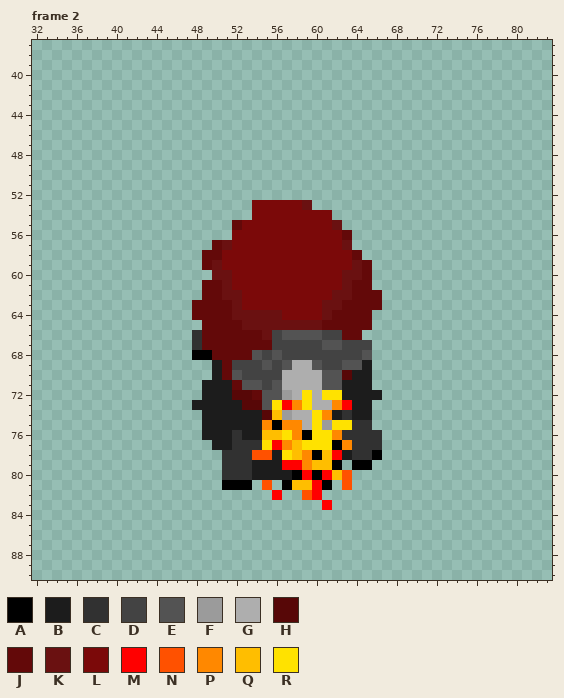
Edited in one commit: pixel-art file (Assets/Resources/Sprites/Towers/GigaGatling/GigaGatling3D_SHOOT.aseprite). The picture above was drawn from the file before the commit.
114x131 pixels, 32 frames. Colours within 5 levels of each other are drawn and written as one. Shown: frame 2: x 32..83, y 37..90. The commit also changed other frames, which this record leaves out.
Palette (. is transparent): A #000000  B #1c1c1c  C #313131  D #434343  E #535353  F #9b9b9b  G #aeaeae  H #570707  J #630909  K #6a1111  L #7b0909  M #ff0000  N #ff5100  P #ff8800  Q #ffbe00  R #ffe200
Pixels before, frame 2 (only the part around the change), first column x 38:
38 .........................................
39 .........................................
40 .........................................
41 .........................................
42 .........................................
43 .........................................
44 .........................................
45 .........................................
46 .........................................
47 .........................................
48 .........................................
49 .........................................
50 .........................................
51 .........................................
52 .........................................
53 ................LLLLLK...................
54 ................LLLLLLLL.................
55 ..............JLLLLLLLLLK................
56 ..............LLLLLLLLLLLJ...............
57 ............JKLLLLLLLLLLLK...............
58 ...........JJLLLLLLLLLLLLLJ..............
59 ...........JKLLLLLLLLLLLLLKJ.............
60 ............KKLLLLLLLLLLLKKJ.............
61 ...........JJKLLLLLLLLLLLKJJ.............
62 ...........JJKKLLLLLLLLLKKJJJ............
63 ..........JJJJKLLLLLLLLKKJJJJ............
64 ..........JJJJKKKKKLLLLKJJJJ.............
65 ...........JJJJKKKKKKKKJJJJJ.............
66 ..........CJJJJJJKDEEEEDDJJ..............
67 ..........CJJJJJJJDDDDDEEDDD.............
68 ..........AAJJJJEDEDDDDDDDDE.............
69 ............BJDDDEDEGGEDDEEB.............
70 ............BJEDDDDGGGGEEHBB.............
71 ...........BBBJEEDEGGGGEEBBB.............
72 ...........BBBHHJEEFGRGRRBBBB............
73 ..........BBBBBHHERMPRGGPMBB.............
74 ...........BBBBBBHQFGGRPBCBB.............
75 ...........BBBBBBPAPPGRFRRCC.............
76 ...........BBBCBBQQRPARRPCCCC............
77 ............BBCCCRMPQRRRAPCCC............
78 .............CCCNNBRQPAQMBCCA............
79 .............CCCBBBMMPQQA.AA.............
80 .............CCCBBBBAMAMQN...............
81 .............AAA.N.AQQMA.N...............
82 ..................M..NM..................
83 .......................M.................
84 .........................................
85 .........................................
86 .........................................
87 .........................................
88 .........................................
89 .........................................
90 .........................................
New version:
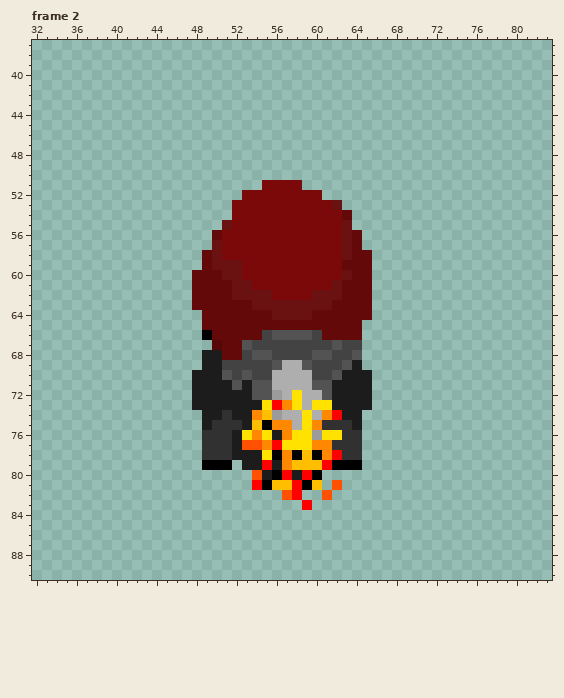
Log entry: GigaGatling animation directions 32->64
Change:
layer "Layer 2" added
Changed rows in their new state; - is an unchanged pixel.
Frame 2, layers "Layer 1", "Layer 2":
first column x 48:
51 -------LLLL--------
52 -----LLLLLLLL------
53 ----LL-----LLLK----
54 ----LL--------LJ---
55 ---KL---------LK---
56 --JL-----------KJ--
57 --KL------------J--
58 --K------------K-J-
59 ---KK----------JJ--
60 JJJ-K-----------J--
61 J--JKK--------KJ---
62 J--J-KKK----KK-J--.
63 ----JJKKKKKKK-J---.
64 .---JJJJ-KKKJJ-----
65 -----JJJJJJJJ----.-
66 .A-----DE---DJJ----
67 ..H--EDD-----D---.-
68 .BB--D-ED---EE--E.-
69 -B-D---DEG-ED---B.-
70 BB-EDE--G---DD-B---
71 B---EB-EG---E-B----
72 B---BBE-FGRG-EB---.
73 -----BBRMPRGRRBB---
74 ---C--PQFG-RG-MB-.-
75 --CCC-QAP-GRPCCCB.-
76 -CCCBRPRBPRRF-R--..
77 -CCCBNNP-RR-PPCC-..
78 -CC-BBBRAPAQ-P-C-..
79 -AAA.B-M-PQQ-M-A-.-
80 ---...N-AMB--...---
81 ---...MAQQMAQ.N.---
82 --------.NM..N-----
83 -----------M-.-----
